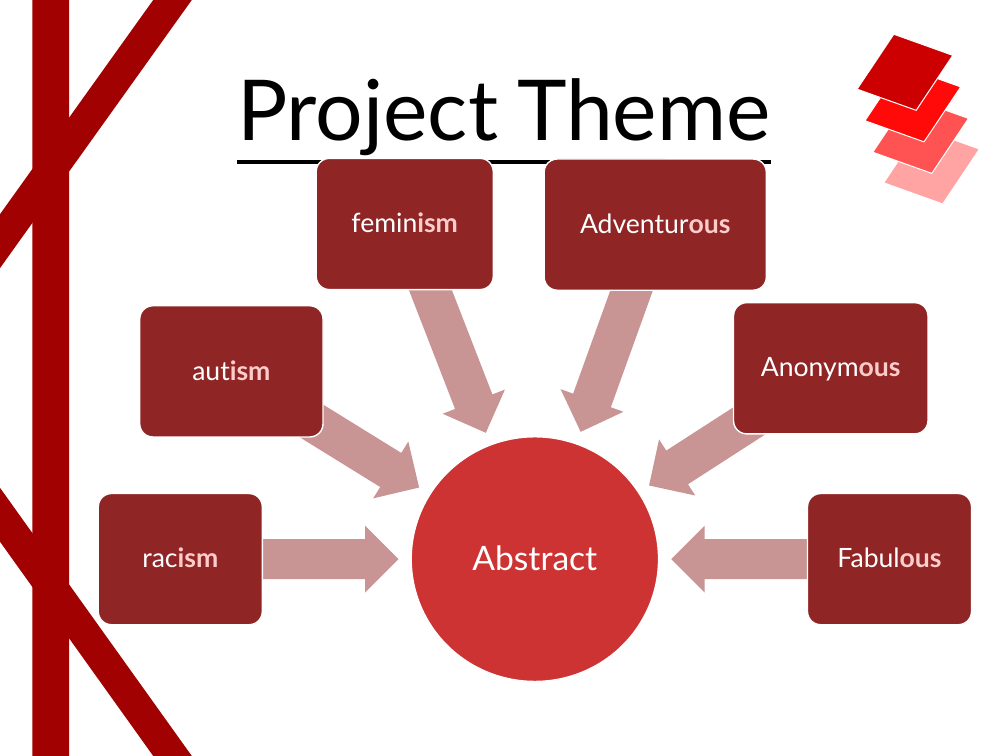
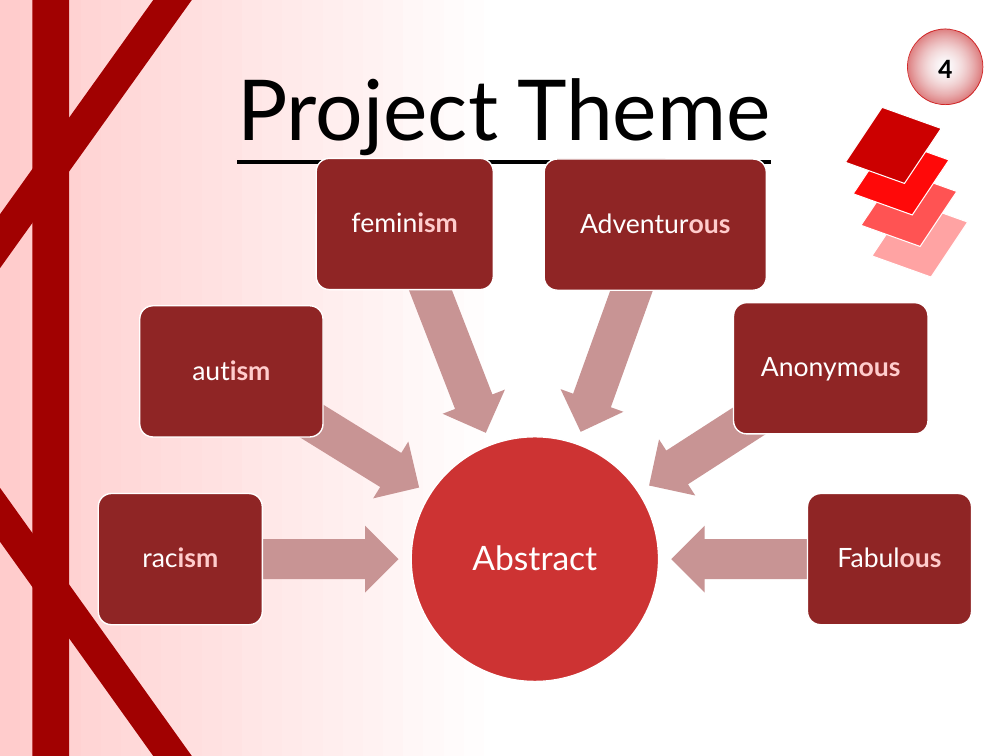
Before and after one commit to uriariel/Coeus, a slide deck: slide 4 of Presentation.pptx. Drawn at 1008x756 pixels with LibreOffice and Linux fonts; fonts in the diff are those of the drawing. Boxes give left, top, right and bottom in pixels: in the first picture for what was removed or moved away, otherwise in the second. Text is boxed around its words. In the diff, an @@ line names an element or a change of style, - is before the commit and + after.

Commit message:
Presentation background

```diff
--- a/Presentation.pptx
+++ b/Presentation.pptx
@@ background #FFFFFF to gradient #FFCCCC to #FFFFFF @@
@@ page number added at (907, 29, 983, 105), fill gradient #F6F8FC to #C00000, outline #CC0000 0.5 pt, 20 pt, text #000000, bold @@
+4
@@ 3 parallelograms: place and size @@
-3 parallelograms at (857, 29, 968, 179)
+3 parallelograms at (845, 102, 957, 252)
@@ parallelogram: place and size @@
-parallelogram at (884, 123, 979, 210)
+parallelogram at (871, 195, 967, 283)
```
Also in this commit, not shown: 8 other slides changed.
